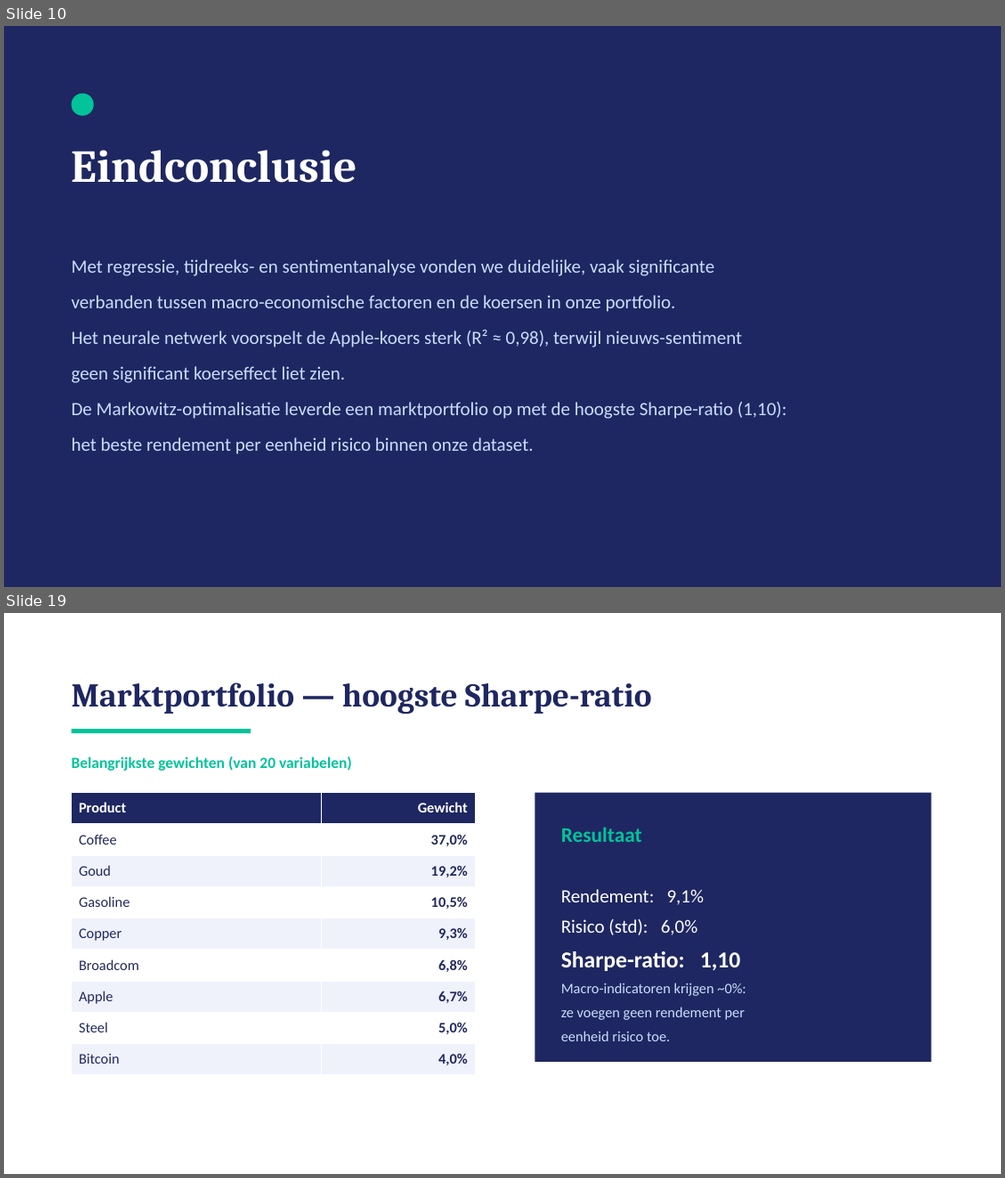
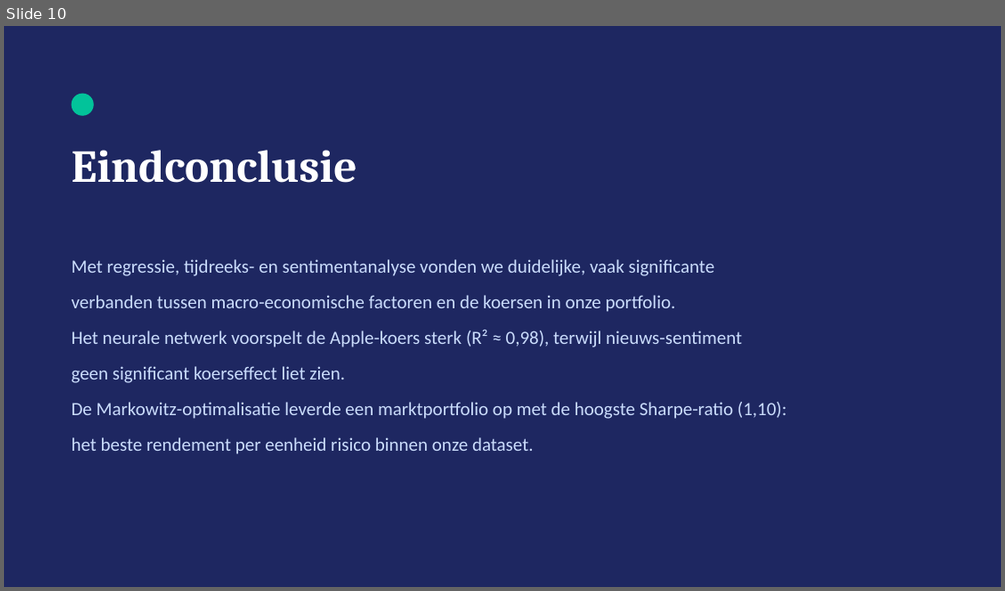
Before and after one commit to michaelraykuster-spec/Werkplaats-2-opdracht-Groep-3, a slide deck: Werkplaats2_Groep3_Eindpresentatie.pptx. Shown one above the other, each under a label of ours: slides 10 and 19 before the commit, slide 10 after it; the slides between them are not shown. The pictures are 1005x1178 and 1005x591 pixels, drawn with LibreOffice and Linux fonts; fonts in the diff are those of the drawing. Boxes give left, top, right and bottom in pixels: in the first picture for what was removed or moved away, otherwise in the second. Text is boxed around its words. In the diff, an @@ line names an element or a change of style, - is before the commit and + after.

```diff
--- a/Werkplaats2_Groep3_Eindpresentatie.pptx
+++ b/Werkplaats2_Groep3_Eindpresentatie.pptx
@@ slide 19 removed at box(4, 613, 1001, 1174), background #FFFFFF @@
@@ text removed at box(72, 682, 652, 714) @@
-Marktportfolio — hoogste Sharpe-ratio
@@ rectangle removed at box(72, 729, 251, 733) @@
@@ text removed at box(72, 756, 352, 771) @@
-Belangrijkste gewichten (van 20 variabelen)
@@ table removed at box(72, 793, 475, 1075), 9 rows, 2 columns @@
-Product | Gewicht
-Coffee | 37,0%
-Goud | 19,2%
-Gasoline | 10,5%
-Copper | 9,3%
-Broadcom | 6,8%
-Apple | 6,7%
-Steel | 5,0%
-Bitcoin | 4,0%
@@ rectangle removed at box(535, 793, 931, 1062) @@
@@ text removed at box(561, 889, 745, 1041) @@
-Resultaat
-Rendement: 9,1%
-Risico (std): 6,0%
-Sharpe-ratio: 1,10
-Macro-indicatoren krijgen ~0%:
-ze voegen geen rendement per
-eenheid risico toe.
```
Also in this commit, not shown: 9 other slides removed.
